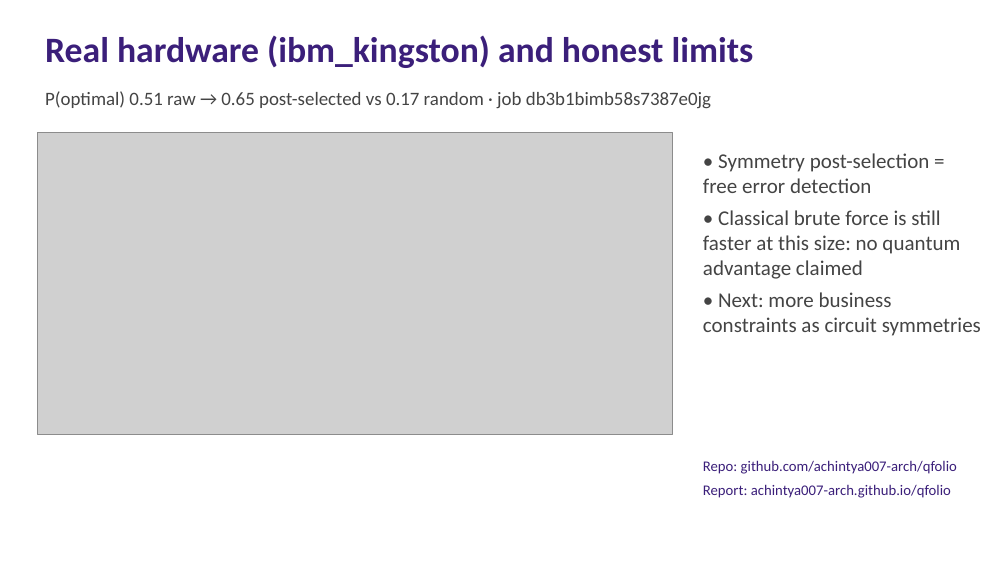
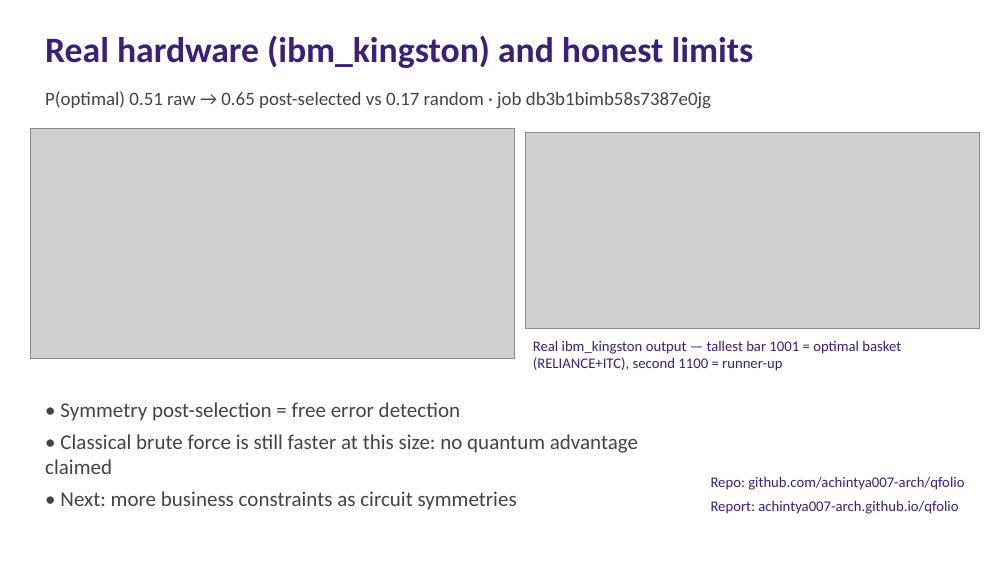
Before and after one commit to achintya007-arch/qfolio, a slide deck: slide 3 of docs/slides.pptx. Drawn at 1008x567 pixels with LibreOffice and Linux fonts; fonts in the diff are those of the drawing; grey boxes stand for pictures. Boxes give left, top, right and bottom in pixels: in the first picture for what was removed or moved away, otherwise in the second. Text is boxed around its words. In the diff, an @@ line names an element or a change of style, - is before the commit and + after.

```diff
--- a/docs/slides.pptx
+++ b/docs/slides.pptx
@@ picture: place and size @@
-picture at (38, 132, 673, 435)
+picture at (30, 129, 514, 359)
@@ picture added at (526, 132, 979, 328) @@
@@ text added at (533, 340, 901, 371), 14 pt, text #3B1F7A @@
+Real ibm_kingston output — tallest bar 1001 = optimal basket (RELIANCE+ITC), second 1100 = runner-up
@@ text "• Symmetry post-selection = free ..." rewrapped from (703, 153, 981, 336) to (45, 402, 638, 510) @@
@@ text "Repo: github.com/achintya007-arch/qfolio": place and size @@
-text "Repo: github.com/achintya007-arch/qfolio" at (703, 460, 957, 498)
+text "Repo: github.com/achintya007-arch/qfolio" at (711, 476, 964, 514)
```
Also in this commit, not shown: 8 other files.
